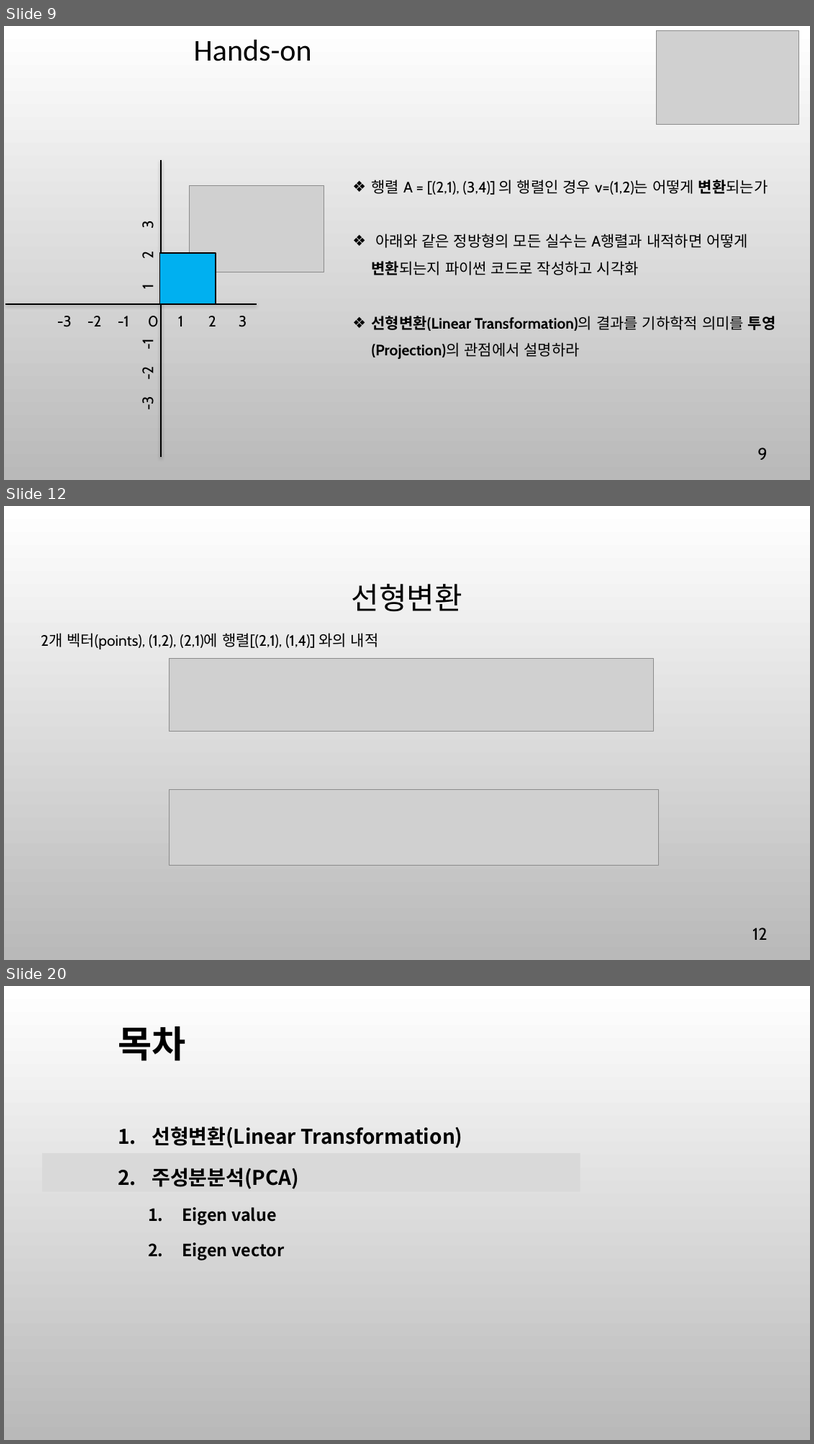
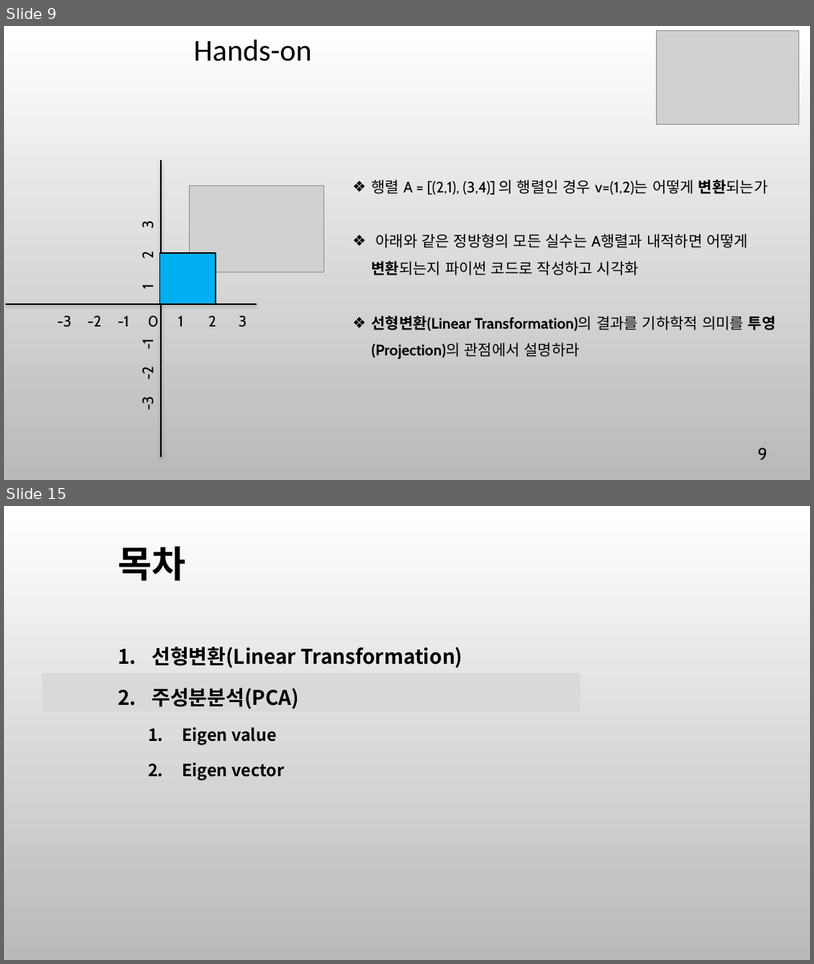
Before and after one commit to ancestor9/mathematics-for-machine-learning, a slide deck: w5_PCA_linear_transformation.pptx. Shown one above the other, each under a label of ours: slides 9, 12 and 20 before the commit, slides 9 and 15 after it; the slides between them are not shown. The pictures are 814x1444 and 814x964 pixels, drawn with LibreOffice and Linux fonts; fonts in the diff are those of the drawing; grey boxes stand for pictures; background and template pictures are left out. Boxes give left, top, right and bottom in pixels: in the first picture for what was removed or moved away, otherwise in the second. Text is boxed around its words. In the diff, an @@ line names an element or a change of style, - is before the commit and + after.

```diff
--- a/w5_PCA_linear_transformation.pptx
+++ b/w5_PCA_linear_transformation.pptx
@@ slide 12 removed at (4,506,810,960), background picture (left out) @@
@@ title removed at (352,584,463,612) @@
-선형변환
@@ text removed at (41,633,379,649) @@
-2개 벡터(points), (1,2), (2,1)에 행렬[(2,1), (1,4)] 와의 내적
@@ picture removed at (169,659,654,731) @@
@@ picture removed at (169,789,659,865) @@
@@ page number removed at (753,927,767,939) @@
-12
@@ what was slide 20 is now slide 15 @@
```
Also in this commit, not shown: 13 slides changed, 1 slide added, 4 other slides removed.
